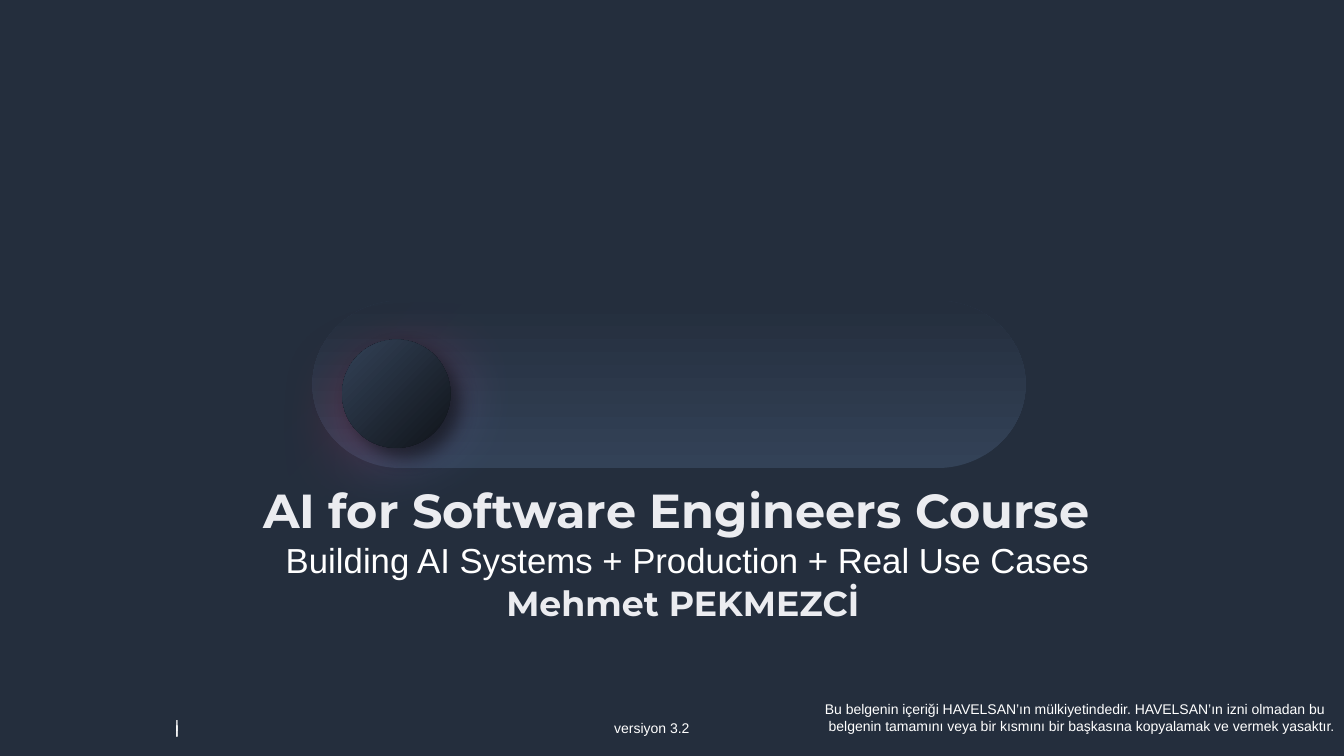
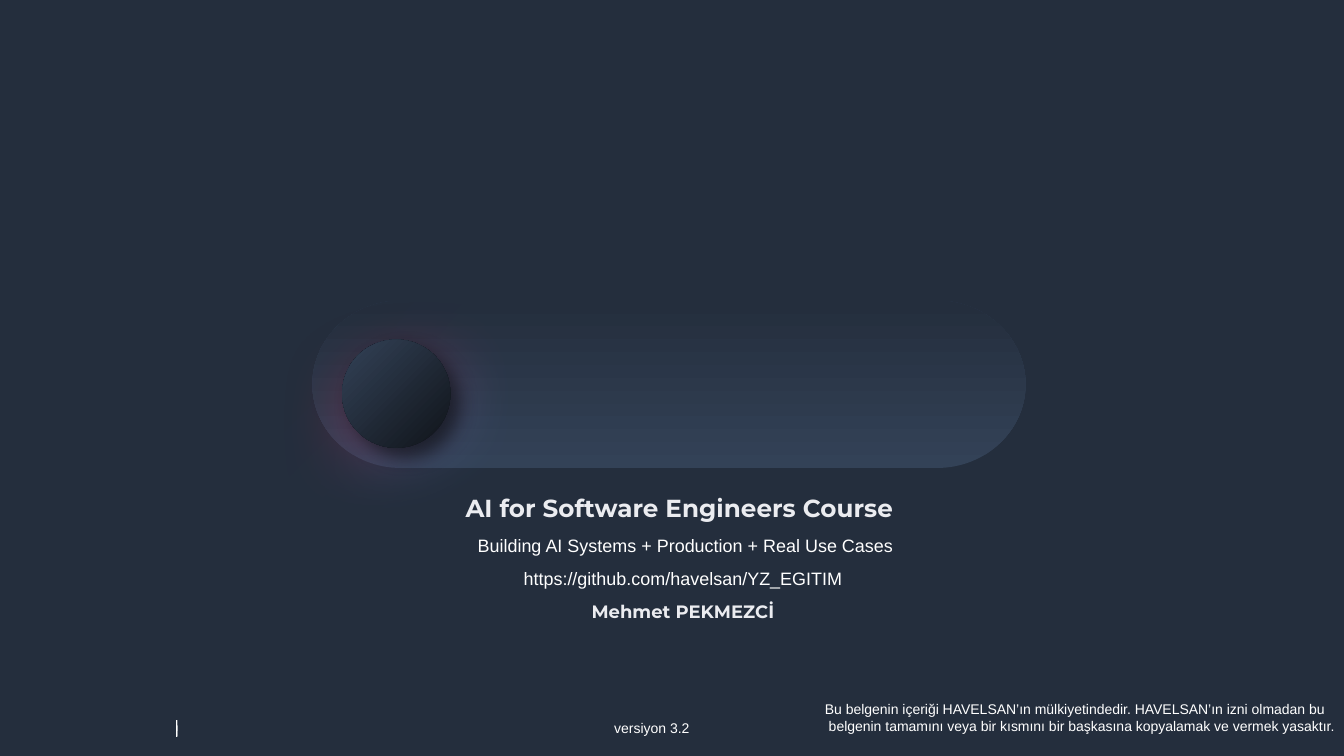
Before and after one commit to havelsan/YZ_EGITIM, a slide deck: slide 1 of presentations/03.Day_3_—_Building_AI_Systems_Production_Real_Use_Case.pptx. Drawn at 1344x756 pixels with LibreOffice and Linux fonts; fonts in the diff are those of the drawing; background and template pictures are left out. Boxes give left, top, right and bottom in pixels: in the first picture for what was removed or moved away, otherwise in the second. Text is boxed around its words. In the diff, an @@ line names an element or a change of style, - is before the commit and + after.

```diff
--- a/presentations/03.Day_3_—_Building_AI_Systems_Production_Real_Use_Case.pptx
+++ b/presentations/03.Day_3_—_Building_AI_Systems_Production_Real_Use_Case.pptx
@@ text at box(466, 498, 893, 618): size 34.1 to 17.6 pt in "AI for Software Engineers Course"; size 24.8 to 12.8 pt in "Building AI Systems + Production + Real ...", "Mehmet PEKMEZCİ"; line spacing 0.7 to 0.9 @@
@@ text at box(524, 572, 842, 589): paragraph added @@
+https://github.com/havelsan/YZ_EGITIM
```
Also in this commit, not shown: 11 other slides changed, 1 slide added, 1 slide removed, 6 other files.
